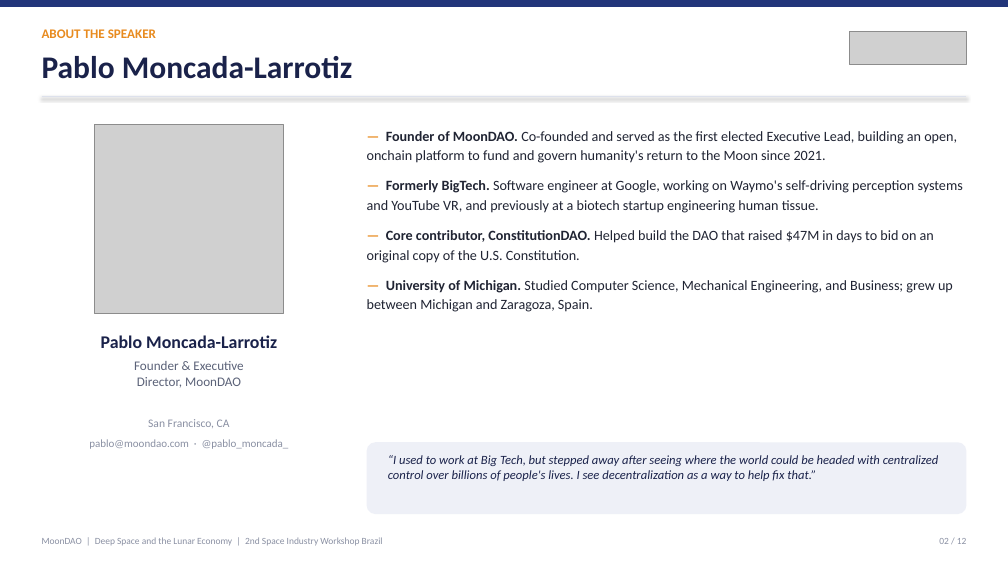
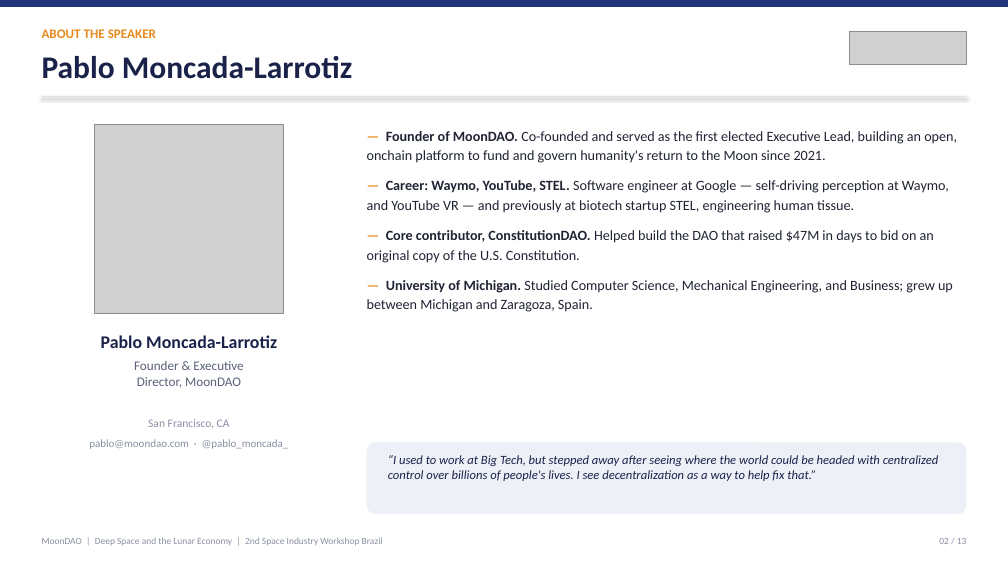
Before and after one commit to Official-MoonDao/MoonDAO, a slide deck: slide 2 of presentations/rio-innovation-week-2026/dist/MoonDAO_Rio_Innovation_Week.pptx. Drawn at 1008x567 pixels with LibreOffice and Linux fonts; fonts in the diff are those of the drawing; grey boxes stand for pictures. Boxes give left, top, right and bottom in pixels: in the first picture for what was removed or moved away, otherwise in the second. Text is boxed around its words. In the diff, an @@ line names an element or a change of style, - is before the commit and + after.

```diff
--- a/presentations/rio-innovation-week-2026/dist/MoonDAO_Rio_Innovation_Week.pptx
+++ b/presentations/rio-innovation-week-2026/dist/MoonDAO_Rio_Innovation_Week.pptx
@@ text at [367, 180, 949, 213]: text changed @@
-— Formerly BigTech. Software engineer at Google, working on Waymo's self-driving perception systems and YouTube VR, and previously at a biotech startup engineering human tissue.
+— Career: Waymo, YouTube, STEL. Software engineer at Google — self-driving perception at Waymo, and YouTube VR — and previously at biotech startup STEL, engineering human tissue.
```
Also in this commit, not shown: 9 other slides changed, 2 slides added, 1 slide removed, 4 other files.
